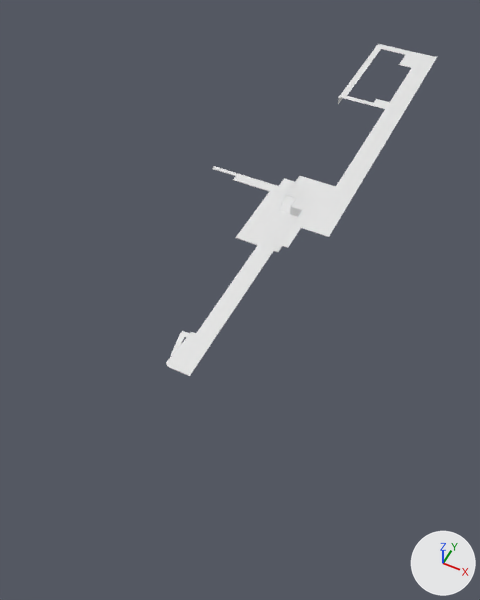
Before and after pictures for a commit that changed the FBX model Ecm/Assets/ECM/FBX/Batiments/floor.fbx.
The view is the same before and after, from a 50 mm lens placed at (86.0, -345.0, 181.0), pointed at (2.0, -177.0, -28.0). The axes (+X, +Y, +Z) are drawn at lower right. The lights are the same throughout. Where no turn or scale is listed for an object, it has been applied to the vertices.

The older version as bpy lines, for what is in view:
```python
mat_floor_tiles = principled_material('floor_tiles')
mat_floor_tiles.base_color = (0.8, 0.8, 0.8)  # white #e7e7e7
mat_floor_tiles.roughness = 0.553
mat_goudron = principled_material('goudron')
mat_goudron.base_color = (0.8, 0.8, 0.8)  # white #e7e7e7
mat_goudron.roughness = 0.553
me_plane_029 = bpy.data.meshes.new('Plane.029')
me_plane_029.from_pydata(...)  # 54 vertices, 30 faces; spans x -3.0..30.0, y -170.0..5.0, z -4.0..0.0
me_plane_029.materials.append(mat_goudron)  # white #e7e7e7
me_plane_085 = bpy.data.meshes.new('Plane.085')
me_plane_085.from_pydata(...)  # 52 vertices, 58 faces; spans x 0.0..12.0, y -235.0..-167.0, z -8.3..-4.0
me_plane_085.materials.append(mat_floor_tiles)  # white #e7e7e7
me_plane_087 = bpy.data.meshes.new('Plane.087')
me_plane_087.from_pydata(...)  # 48 vertices, 46 faces; spans x -35.0..14.0, y -167.0..-123.0, z -4.3..-4.0
me_plane_087.materials.append(mat_floor_tiles)  # white #e7e7e7
ob_floor_level_0 = bpy.data.objects.new('floor_level_0', me_plane_029)
ob_floor_level_0.location = (0.0, 0.0, 0.0)
ob_floor_level_1 = bpy.data.objects.new('floor_level-1', me_plane_087)
ob_floor_level_1.location = (0.0, 0.0, 0.0)
ob_floor_level_1_rue_haute = bpy.data.objects.new('floor_level-1_rue_haute', me_plane_085)
ob_floor_level_1_rue_haute.location = (0.0, 0.0, 0.0)
```
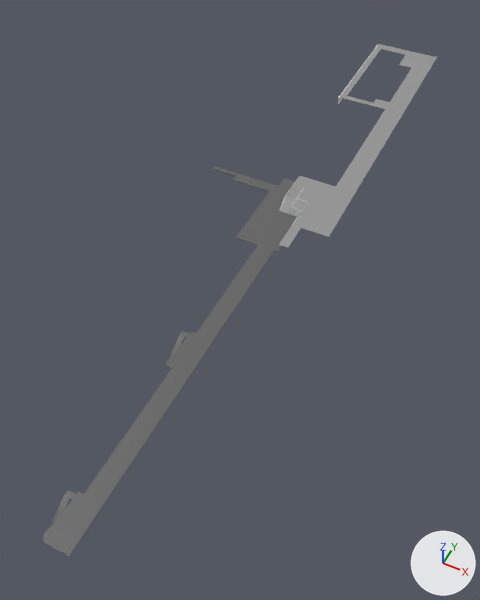
Changed parts and their boxes (x1, y1, x2, y2) in the pictures (480 x 600 px):
'floor_level_0', recoloured (white to grey): (279, 44, 437, 248) in both
'floor_level-1_rue_haute.001', added: after (43, 369, 190, 556)
'floor_level-1_rue_haute', recoloured (white to grey): (166, 245, 274, 376) in both
'floor_level-1', recoloured (white to grey): (212, 166, 297, 252) in both

The change, as a diff of the scene's bpy script:
```diff
--- a/Ecm/Assets/ECM/FBX/Batiments/floor.fbx.py
+++ b/Ecm/Assets/ECM/FBX/Batiments/floor.fbx.py
@@ mat_floor_tiles @@
 mat_floor_tiles = principled_material('floor_tiles')
-mat_floor_tiles.base_color = (0.8, 0.8, 0.8)  # white #e7e7e7
+mat_floor_tiles.base_color = (0.124, 0.124, 0.124)  # dark grey #636363
 mat_floor_tiles.roughness = 0.553
@@ mat_goudron @@
 mat_goudron = principled_material('goudron')
-mat_goudron.base_color = (0.8, 0.8, 0.8)  # white #e7e7e7
+mat_goudron.base_color = (0.303, 0.303, 0.303)  # grey #969696
 mat_goudron.roughness = 0.553
@@ me_plane_002 @@
+me_plane_002.from_pydata(...)  # 52 vertices, 58 faces; spans x 0.0..12.0, y -235.0..-167.0, z -8.3..-4.0
+me_plane_002.materials.append(mat_floor_tiles)  # dark grey #636363
@@ ob_floor_level_1_rue_haute_001 @@
+ob_floor_level_1_rue_haute_001 = bpy.data.objects.new('floor_level-1_rue_haute.001', me_plane_002)
+ob_floor_level_1_rue_haute_001.location = (0.0, -68.0, 0.0)
```
